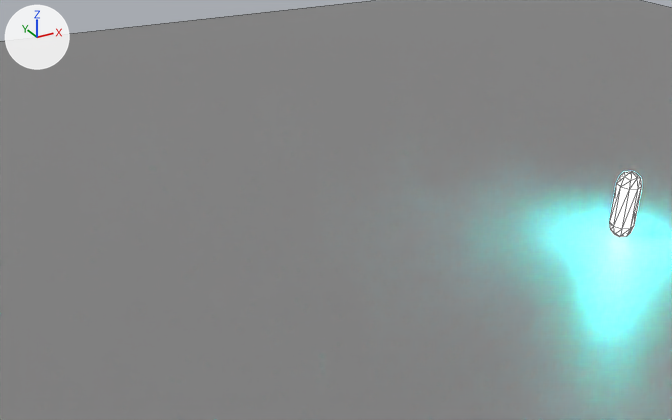
Before and after pictures for a commit that changed the glTF model examples/bevy_gltf_blueprints/multiple_levels_multiple_blendfiles/assets/models/StartLevel.glb.
The view is the same before and after, from a 50 mm lens placed at (-21.1, -29.3, 17.3), pointed at (-2.6, 4.4, 0.4). Arrows for +X, +Y and +Z are at upper left; the lights stay in place. Mesh edges are drawn as thin lines. Where no turn or scale is listed for an object, it has been applied to the vertices.

Before the edit, the objects in view are built like this:
```python
me_plane = bpy.data.meshes.new('Plane')
me_plane.from_pydata([(-46.8, -46.8, 0.0), (46.8, -46.8, 0.0), (-46.8, 46.8, 0.0), (46.8, 46.8, 0.0)], [], [(0, 1, 3), (0, 3, 2)])
me_plane.materials.append(mat_material_005)  # grey #818181
me_roundcube_004 = bpy.data.meshes.new('Roundcube.004')
me_roundcube_004.from_pydata(...)  # 34 vertices, 64 faces; spans x -0.53..0.53, y -0.52..0.52, z -1.5..1.5
me_roundcube_004.materials.append(mat_glowy_001)  # green #a6e78e
ob_ground = bpy.data.objects.new('Ground', me_plane)
ob_ground.location = (0.0, 0.0, 0.0)
ob_health_pickup_geometry_001 = bpy.data.objects.new('Health_Pickup_geometry.001', me_roundcube_004)
ob_health_pickup_geometry_001.location = (6.95, -3.54, 1.69)
```
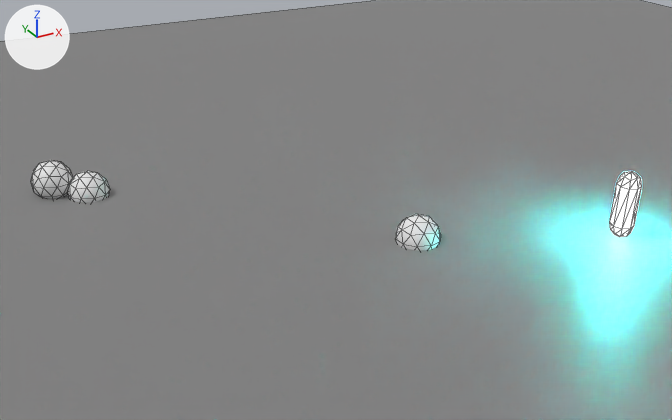
The change, as a list of edits to the scene's bpy script:
```text
Add me_icosphere:
    me_icosphere.from_pydata(...)  # an icosphere of 80 faces spanning x -0.95..0.95, y -1.0..1.0, z -1.0..1.0
Add ob_somemesh_002:
    ob_somemesh_002 = bpy.data.objects.new('SomeMesh.002', me_icosphere)
    ob_somemesh_002.parent = ob_sub_rocks_1
    ob_somemesh_002.location = (-13.07, 13.53, 0.642)
Add ob_sub_rocks_1:
    ob_sub_rocks_1 = bpy.data.objects.new('Sub_rocks 1', None)
    ob_sub_rocks_1.parent = ob_sub_rocks
    ob_sub_rocks_1.location = (0.0, 0.0, 0.0)
Add ob_sub_rocks:
    ob_sub_rocks = bpy.data.objects.new('Sub_rocks', None)
    ob_sub_rocks.parent = ob_rocks
    ob_sub_rocks.location = (0.0, 0.0, 0.0)
Add ob_rocks:
    ob_rocks = bpy.data.objects.new('Rocks', None)
    ob_rocks.location = (0.0, 0.0, 0.0)
Add ob_somemesh_001:
    ob_somemesh_001 = bpy.data.objects.new('SomeMesh.001', me_icosphere)
    ob_somemesh_001.parent = ob_sub_rocks
    ob_somemesh_001.location = (-11.64, 12.46, 0.196)
Add ob_somemesh:
    ob_somemesh = bpy.data.objects.new('SomeMesh', me_icosphere)
    ob_somemesh.parent = ob_rocks
    ob_somemesh.location = (-0.682, 0.62, 0.196)
```

Location of each change, [x1, y1, x2, y2] in pixels of the pictures (672 x 420 px):
'SomeMesh', added
    after: [395, 214, 441, 251]
'SomeMesh.002', added
    after: [31, 160, 73, 199]
'SomeMesh.001', added
    after: [67, 171, 110, 203]
